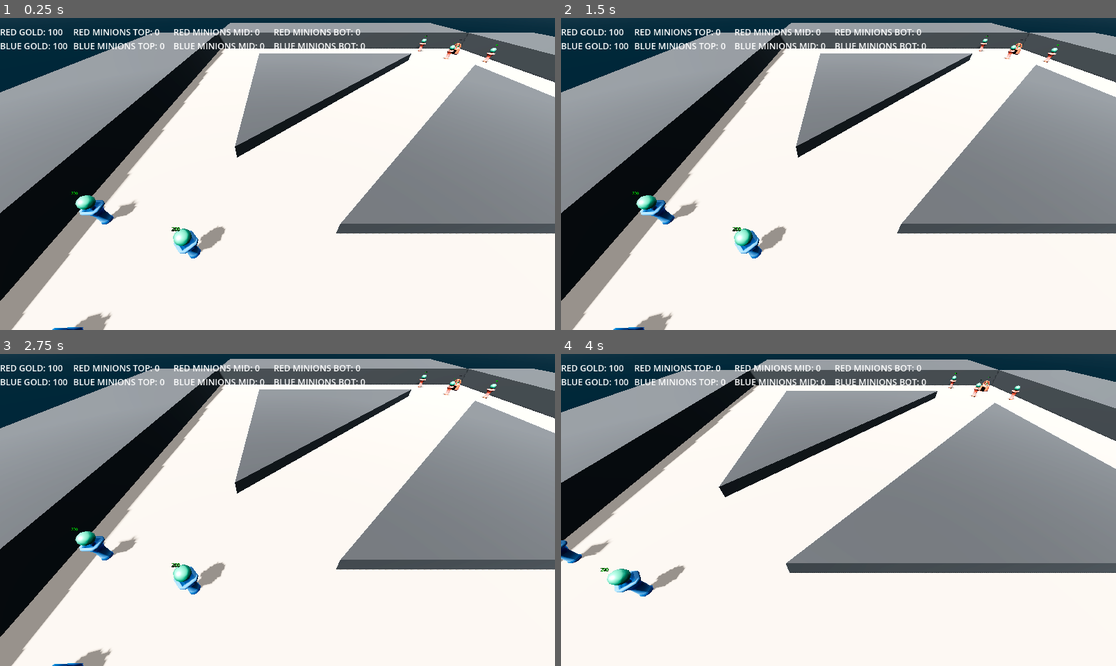
Above: before the commit, frames 1-4 (two rows, left to right).
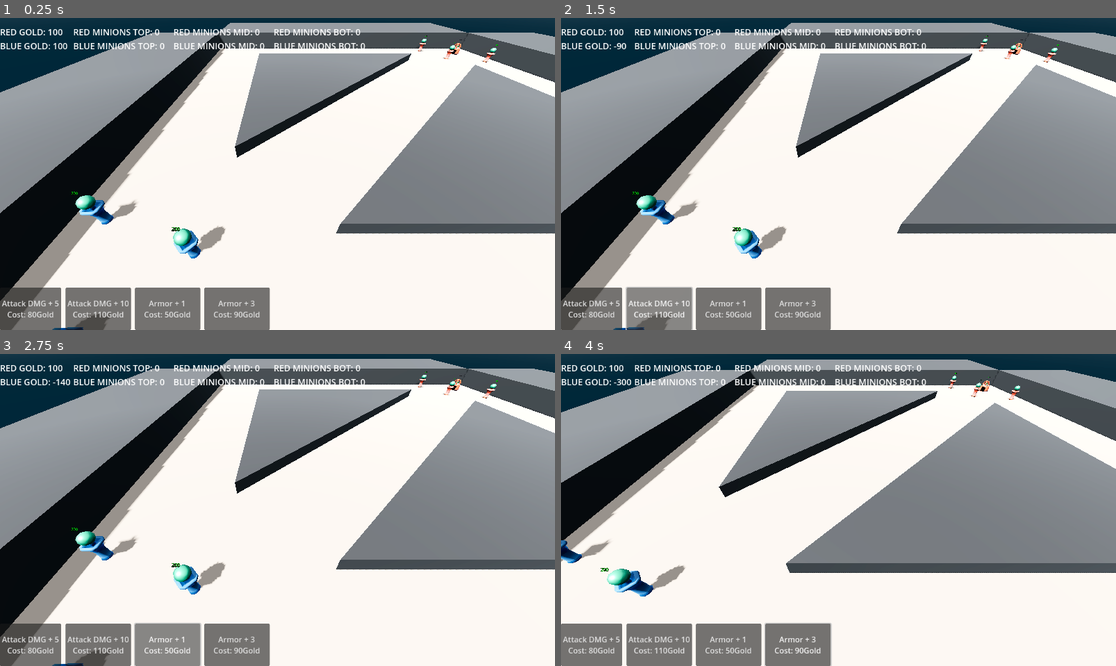
Above: after the commit, the same moments.

Repository: RadekGrzankowski/ChipsowyJam1
Game: Godot game, scene res://Scenes/Levels/wip_scene.tscn
Two runs of this game, one before a commit and one after it. Both use one fixed random seed, a clock stepped at 60 frames per second and the inputs below.
Inputs (mouse positions are in pixels of both pictures, inside the frame that each line leads up to):
- Up to frame 1 (0.25 s): no input
- Up to frame 2 (1.5 s): click (594, 308) at 0.5 s, where only the run after the commit has a clickable "Attack DMG + 5 Cost: 80Gold"; click (660, 308) at 1.25 s, where only the run after the commit has a clickable "Attack DMG + 10 Cost: 110Gold"
- Up to frame 3 (2.75 s): click (166, 644) at 2 s, where only the run after the commit has a clickable "Armor + 1 Cost: 50Gold"
- Up to frame 4 (4 s): click (799, 644) at 2.75 s, where only the run after the commit has a clickable "Armor + 3 Cost: 90Gold"; tap Enter at 3.5 s; move the mouse to (960, 494) at 3.52 s; hold Right (move_right) from 3.53 s (still down); tap Mouse wheel down (mwheeldown) at 3.6 s

The runs differ from the first frame. In frame 1, 6.3% of the frame differs, in the area x 0-49%, y 86-100%; in frame 2, 6.3%; in frame 3, 6.3%; in frame 4, 6.4%, in the area x 0-49%, y 8-100%.

Commit message:
Prototype of the upgrade system

Diff:
--- a/ChipsowyJam/Scenes/HUD.tscn
+++ b/ChipsowyJam/Scenes/HUD.tscn
@@ -25,6 +25,7 @@
 offset_top = 16.0
 offset_right = 128.0
 offset_bottom = 86.0
+text = "gold label"
 label_settings = SubResource("LabelSettings_tnijv")
 
 [node name="TopMinions" type="Label" parent="GameUIManager/HUD"]
@@ -32,6 +33,8 @@
 offset_top = 16.0
 offset_right = 336.0
 offset_bottom = 86.0
+text = "top minions
+top minions"
 label_settings = SubResource("LabelSettings_tnijv")
 
 [node name="MidMinions" type="Label" parent="GameUIManager/HUD"]
@@ -39,6 +42,8 @@
 offset_top = 16.0
 offset_right = 544.0
 offset_bottom = 86.0
+text = "mid minions
+mid minions"
 label_settings = SubResource("LabelSettings_tnijv")
 
 [node name="BotMinions" type="Label" parent="GameUIManager/HUD"]
@@ -46,7 +51,40 @@
 offset_top = 16.0
 offset_right = 752.0
 offset_bottom = 86.0
+text = "bot minions
+bot minions"
 label_settings = SubResource("LabelSettings_tnijv")
+
+[node name="Attack5" type="Button" parent="GameUIManager/HUD"]
+offset_top = 560.0
+offset_right = 120.0
+offset_bottom = 648.0
+text = "Attack DMG + 5
+Cost: 80Gold"
+
+[node name="Attack10" type="Button" parent="GameUIManager/HUD"]
+offset_left = 136.0
+offset_top = 560.0
+offset_right = 263.0
+offset_bottom = 648.0
+text = "Attack DMG + 10
+Cost: 110Gold"
+
+[node name="Armor1" type="Button" parent="GameUIManager/HUD"]
+offset_left = 280.0
+offset_top = 560.0
+offset_right = 416.0
+offset_bottom = 648.0
+text = "Armor + 1
+Cost: 50Gold"
+
+[node name="Armor3" type="Button" parent="GameUIManager/HUD"]
+offset_left = 424.0
+offset_top = 560.0
+offset_right = 560.0
+offset_bottom = 648.0
+text = "Armor + 3
+Cost: 90Gold"
 
 [node name="WaveTimer" type="Timer" parent="."]
 wait_time = 45.0
@@ -58,6 +96,10 @@
 one_shot = true
 autostart = true
 
+[connection signal="pressed" from="GameUIManager/HUD/Attack5" to="GameUIManager" method="_on_attack_5_pressed"]
+[connection signal="pressed" from="GameUIManager/HUD/Attack10" to="GameUIManager" method="_on_attack_10_pressed"]
+[connection signal="pressed" from="GameUIManager/HUD/Armor1" to="GameUIManager" method="_on_armor_5_pressed"]
+[connection signal="pressed" from="GameUIManager/HUD/Armor3" to="GameUIManager" method="_on_armor_10_pressed"]
 [connection signal="timeout" from="WaveTimer" to="SpawnManager" method="_on_wave_timer_timeout"]
 [connection signal="timeout" from="MobTimer" to="SpawnManager" method="_on_mob_timer_timeout"]
 [connection signal="timeout" from="StartDelayTimer" to="SpawnManager" method="_on_start_delay_timer_timeout"]
--- a/ChipsowyJam/Scripts/Game.gd
+++ b/ChipsowyJam/Scripts/Game.gd
@@ -17,3 +17,9 @@
 var blue_towers_destroyed: int = 0
 
 var winner: String
+
+var additional_red_minions_dmg: int = 0
+var additional_blue_minions_dmg: int = 0
+
+var additional_red_minions_armor: int = 0
+var additional_blue_minions_armor: int = 0
--- a/ChipsowyJam/Scripts/GameUIManager.gd
+++ b/ChipsowyJam/Scripts/GameUIManager.gd
@@ -27,3 +27,22 @@
 	top_minions_label.text = actual_minions_top
 	mid_minions_label.text = actual_minions_mid
 	bot_minions_label.text = actual_minions_bot
+
+
+func _on_attack_5_pressed():
+	Game.additional_blue_minions_dmg += 5
+	Game.blue_gold -= 80
+
+
+func _on_attack_10_pressed():
+	Game.additional_blue_minions_dmg += 10
+	Game.blue_gold -= 110
+
+
+func _on_armor_5_pressed():
+	Game.additional_blue_minions_armor += 1
+	Game.blue_gold -= 50
+
+func _on_armor_10_pressed():
+	Game.additional_blue_minions_armor += 3
+	Game.blue_gold -= 80
--- a/ChipsowyJam/Scripts/mob_behaviour.gd
+++ b/ChipsowyJam/Scripts/mob_behaviour.gd
@@ -41,10 +41,12 @@
 		elif path == "bot":
 			Game.blue_minions_bot += 1
 
-func initialize(name: String, type: String, main_path: String):
+func initialize(name: String, type: String, main_path: String, additional_dmg: int, additional_armor: int):
 	teamName = name
 	minion_type = type
 	path = main_path
+	mob_melee_attack += additional_dmg
+	mob_armor += additional_armor
 
 func take_damage(amount, attacker):
 	#checks if current mob is existing
--- a/ChipsowyJam/Scripts/spawn_manager.gd
+++ b/ChipsowyJam/Scripts/spawn_manager.gd
@@ -39,15 +39,15 @@
 	if color == "red":
 		bot = redDemon.instantiate()
 		if currentCount <= 3:
-			bot.initialize("red", "melee", path)
+			bot.initialize("red", "melee", path, Game.additional_red_minions_dmg, Game.additional_red_minions_armor)
 		elif currentCount >= 4:
-			bot.initialize("red", "ranged", path)
+			bot.initialize("red", "ranged", path, Game.additional_red_minions_dmg, Game.additional_red_minions_armor)
 	elif color == "blue":
 		bot = blueDemon.instantiate()
 		if currentCount <= 3:
-			bot.initialize("blue", "melee", path)
+			bot.initialize("blue", "melee", path, Game.additional_blue_minions_dmg, Game.additional_blue_minions_armor)
 		elif currentCount >= 4:
-			bot.initialize("blue", "ranged", path)
+			bot.initialize("blue", "ranged", path, Game.additional_blue_minions_dmg, Game.additional_blue_minions_armor)
 	var target_positions : Array
 	match path:
 		"bot":
